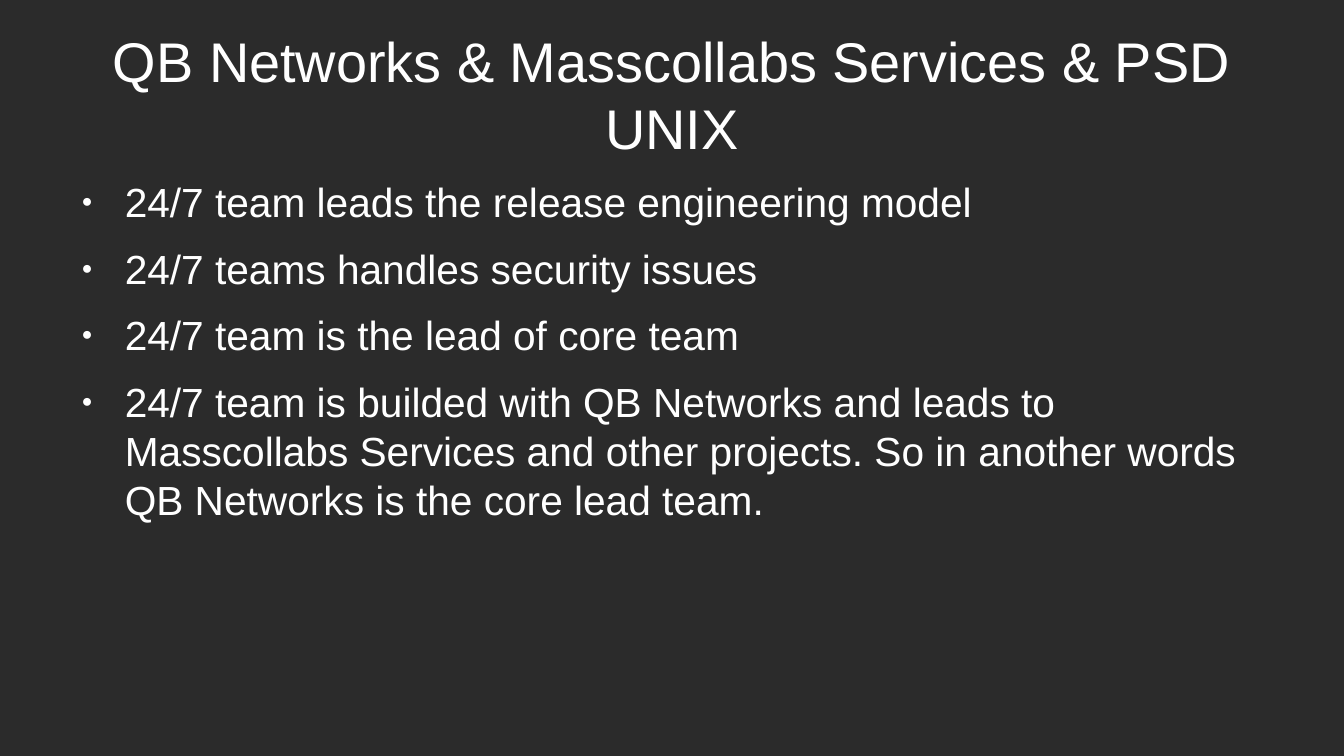
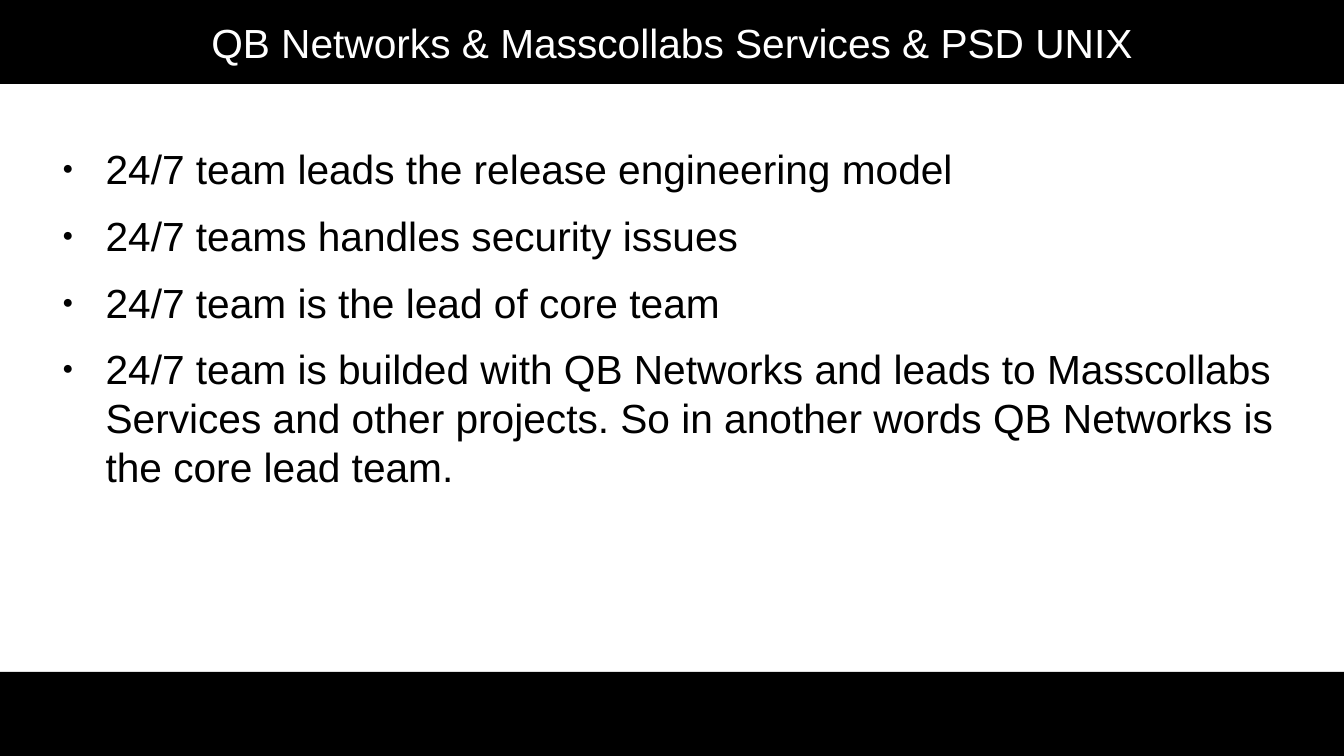
Before and after one commit to masscollabs/massCON2024, a slide deck: slide 2 of continuum.odp. Drawn at 1344x756 pixels with LibreOffice and Linux fonts; fonts in the diff are those of the drawing; background and template pictures are left out; a plain dark background stands for a picture behind light text. Boxes give left, top, right and bottom in pixels: in the first picture for what was removed or moved away, otherwise in the second. Text is boxed around its words. In the diff, an @@ line names an element or a change of style, - is before the commit and + after.

```diff
--- a/continuum.odp
+++ b/continuum.odp
@@ background picture (left out) to #FFFFFF @@
@@ rectangle added at <box>0,0,1344,84</box>, fill #000000 @@
@@ title "QB Networks & Masscollabs Services ...": place and size @@
-title "QB Networks & Masscollabs Services ..." at <box>113,41,1230,150</box>
+title "QB Networks & Masscollabs Services ..." at <box>211,28,1132,66</box>
@@ title "QB Networks & Masscollabs Services ..." at <box>211,28,1132,66</box>: size 33 to 24 pt @@
@@ text "24/7 team leads the release ...": place and size @@
-text "24/7 team leads the release ..." at <box>125,187,1235,522</box>
+text "24/7 team leads the release ..." at <box>106,154,1273,483</box>
@@ text "24/7 team leads the release ..." at <box>106,154,1273,483</box>: text colour #FFFFFF to #000000; bullet colour #FFFFFF to #000000 @@
@@ rectangle added at <box>0,672,1344,756</box>, fill #000000 @@
```
Also in this commit, not shown: 3 other slides changed, 1 slide removed, 1 other file.
